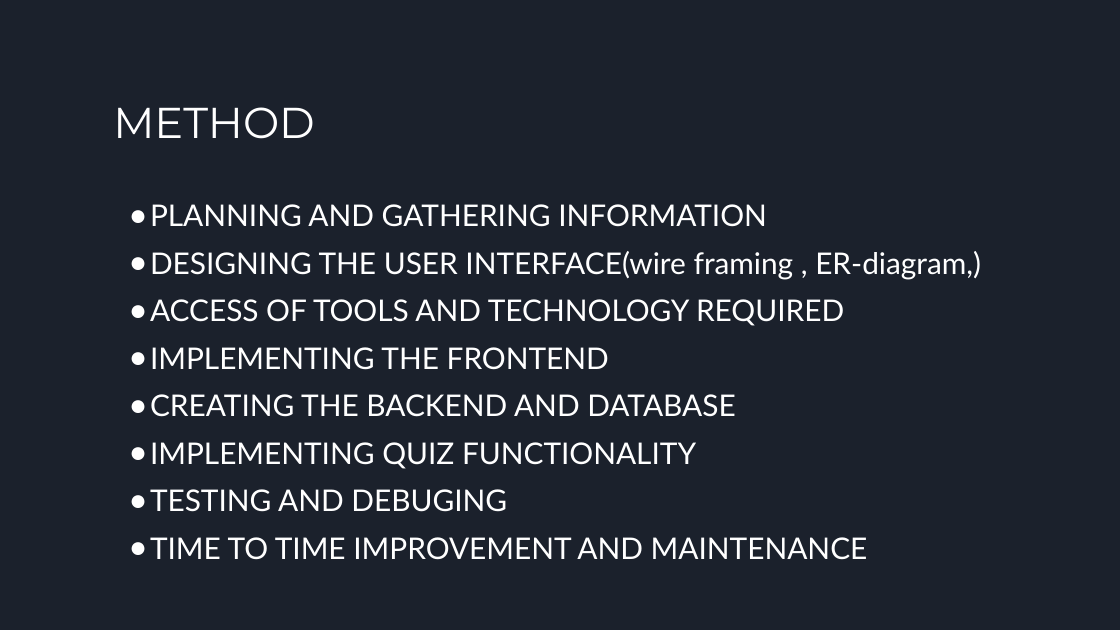
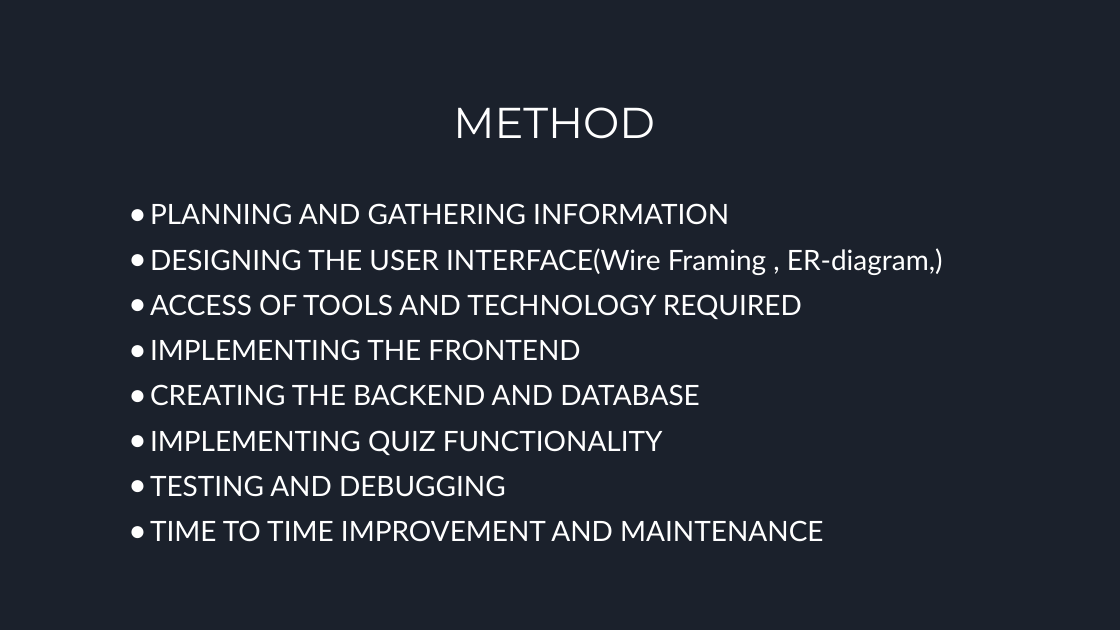
Before and after one commit to Pratik-Ghost/Quiz_Application, a slide deck: slide 7 of PRESENTATION.pptx (slide 8 before the commit). Drawn at 1120x630 pixels with LibreOffice and Linux fonts; fonts in the diff are those of the drawing. Boxes give left, top, right and bottom in pixels: in the first picture for what was removed or moved away, otherwise in the second. Text is boxed around its words. In the diff, an @@ line names an element or a change of style, - is before the commit and + after.

```diff
--- a/PRESENTATION.pptx
+++ b/PRESENTATION.pptx
@@ title "METHOD" at (x1=453, y1=107, x2=655, y2=139): alignment left to centre @@
@@ text at (x1=150, y1=203, x2=823, y2=542): size 25.6 to 24 pt in "PLANNING AND GATHERING INFORMATION", "ACCESS OF TOOLS AND TECHNOLOGY REQUIRED", "IMPLEMENTING THE FRONTEND", "CREATING THE BACKEND AND DATABASE" and 2 more places @@
@@ text at (x1=150, y1=248, x2=943, y2=275): text changed; size 25.6 to 24 pt @@
-● DESIGNING THE USER INTERFACE(wire framing , ER-diagram,)
+● DESIGNING THE USER INTERFACE(Wire Framing , ER-diagram,)
@@ text at (x1=150, y1=475, x2=506, y2=497): text changed; size 25.6 to 24 pt @@
-● TESTING AND DEBUGING
+● TESTING AND DEBUGGING
```
Also in this commit, not shown: 6 other slides changed, 1 slide added, 3 slides removed.
